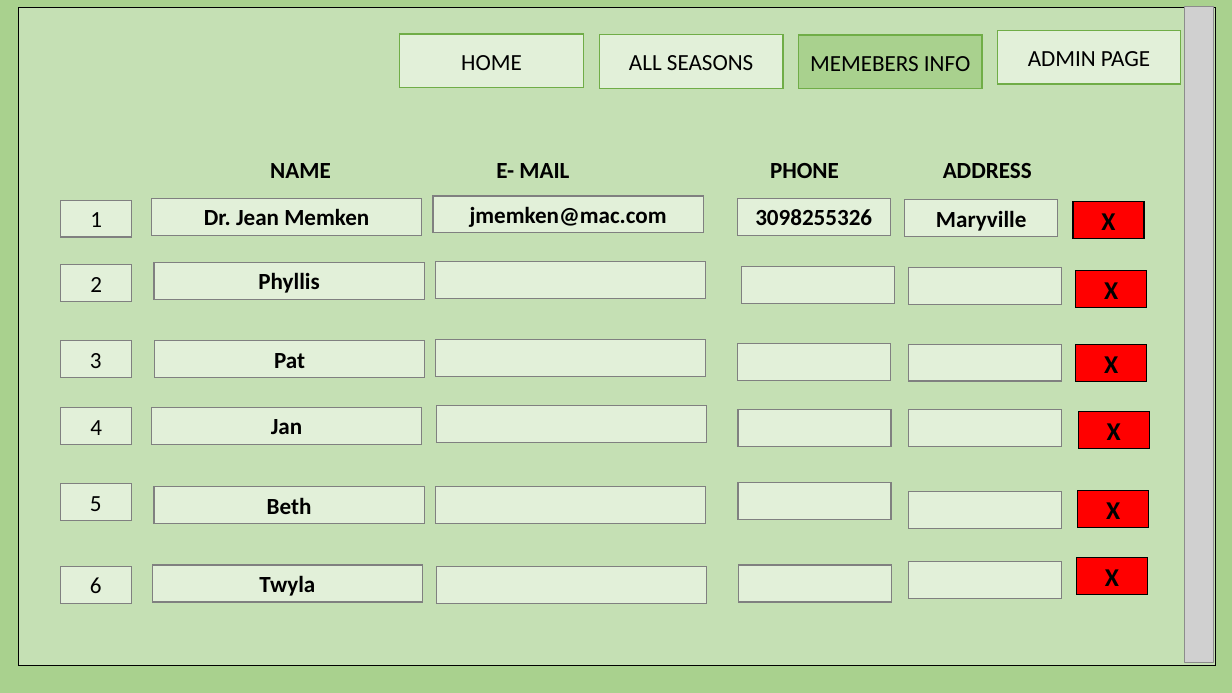
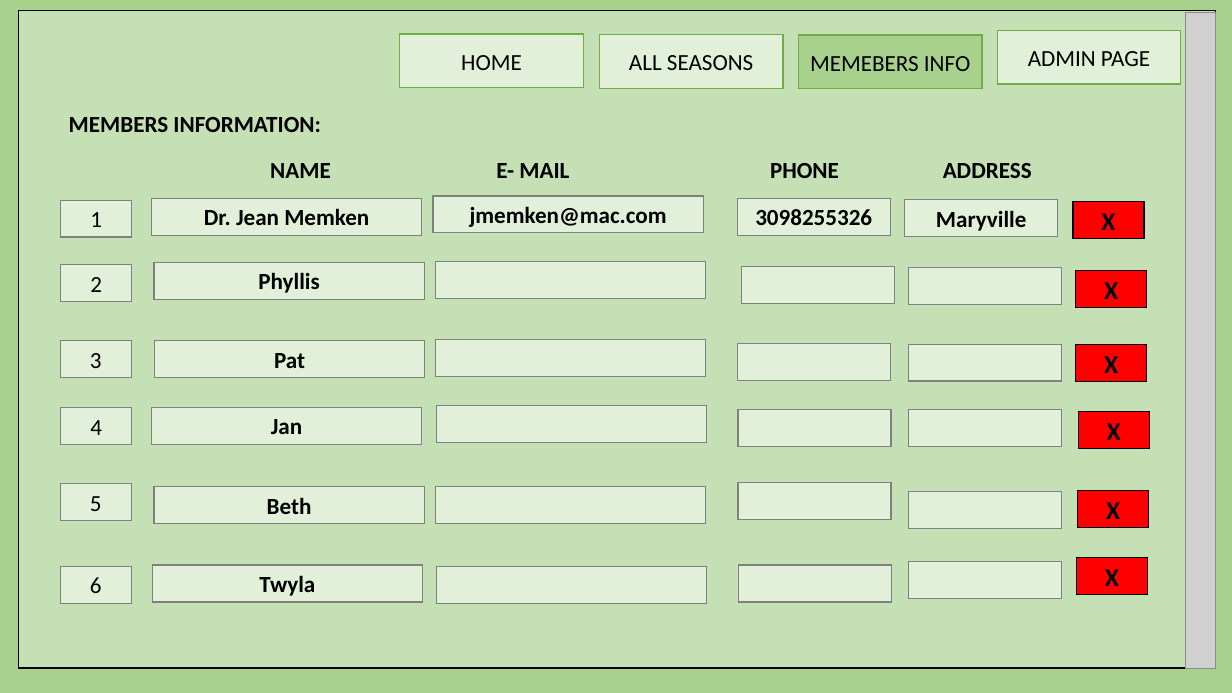
Before and after one commit to harishvavilala/Betterhappo, a slide deck: slide 12 of Powerpoints/BannerManagment.pptx. Drawn at 1232x693 pixels with LibreOffice and Linux fonts; fonts in the diff are those of the drawing; grey boxes stand for pictures. Boxes give left, top, right and bottom in pixels: in the first picture for what was removed or moved away, otherwise in the second. Text is boxed around its words. In the diff, an @@ line names an element or a change of style, - is before the commit and + after.

```diff
--- a/Powerpoints/BannerManagment.pptx
+++ b/Powerpoints/BannerManagment.pptx
@@ rectangle: place and size @@
-rectangle at bbox=[18, 7, 1215, 665]
+rectangle at bbox=[18, 11, 1215, 669]
@@ picture: place and size @@
-picture at bbox=[1185, 6, 1214, 663]
+picture at bbox=[1186, 12, 1215, 668]
@@ text added at bbox=[69, 117, 320, 132], 18 pt, text #000000, bold @@
+MEMBERS INFORMATION:
```
